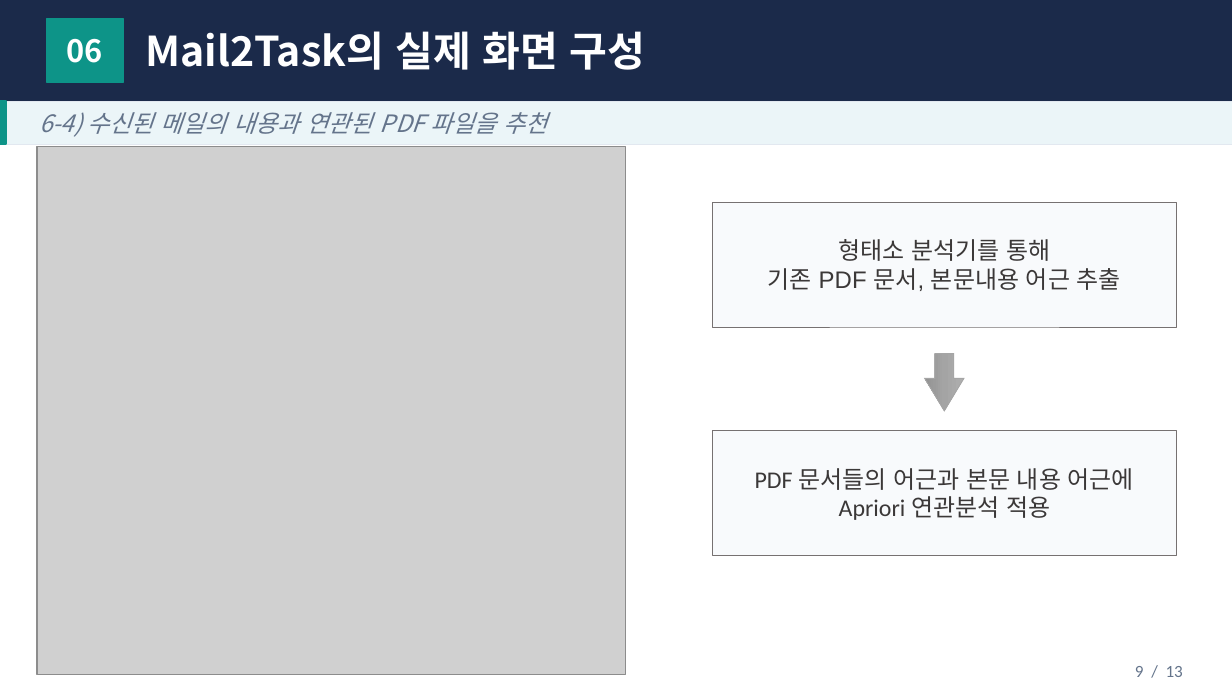
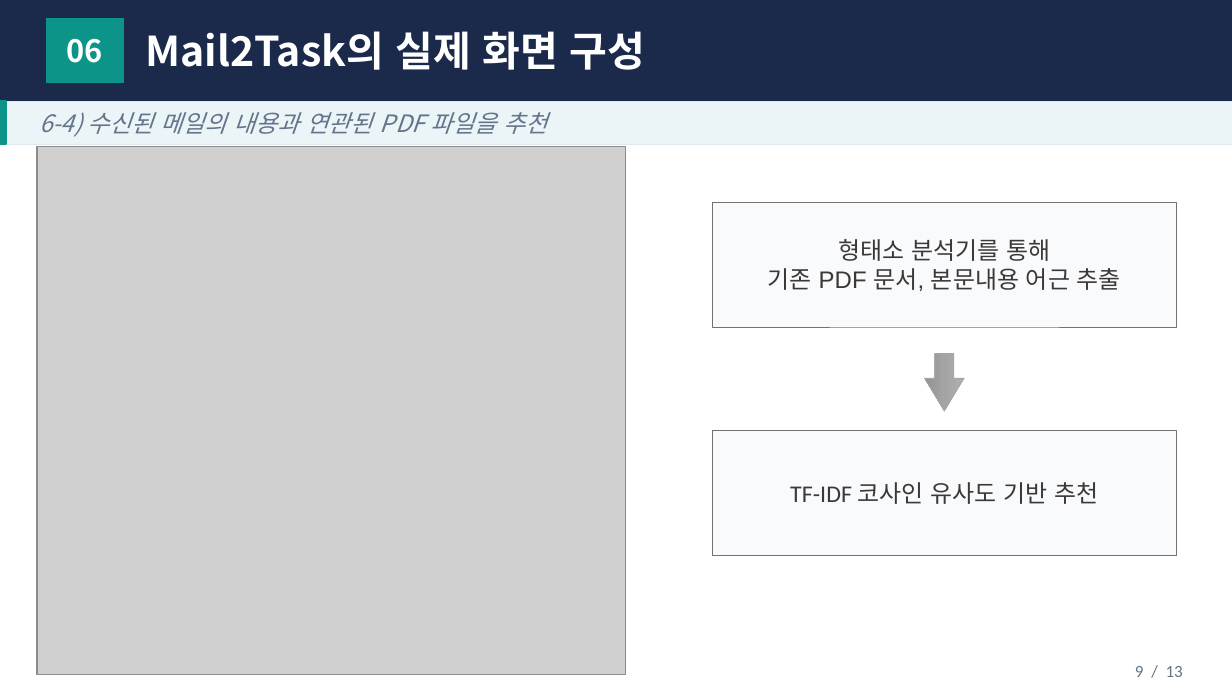
Before and after one commit to gyujin00/Mail2Task, a slide deck: slide 11 of 5조_발표자료.pptx. Drawn at 1232x693 pixels with LibreOffice and Linux fonts; fonts in the diff are those of the drawing; grey boxes stand for pictures. Boxes give left, top, right and bottom in pixels: in the first picture for what was removed or moved away, otherwise in the second. Text is boxed around its words. In the diff, an @@ line names an element or a change of style, - is before the commit and + after.

Commit message:
feat:To-do 로직 수정 및 연관 PDF 추천 로직 수정

```diff
--- a/5조_발표자료.pptx
+++ b/5조_발표자료.pptx
@@ text in rectangle at [790, 482, 1098, 504]: text changed @@
-PDF 문서들의 어근과 본문 내용 어근에
-Apriori 연관분석 적용
+TF-IDF 코사인 유사도 기반 추천
```
Also in this commit, not shown: 6 other files.
